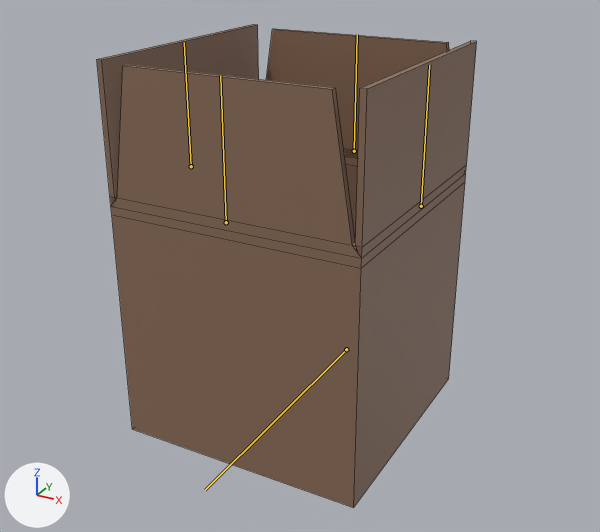
Two versions of the FBX model Models/Pacotes/PacoteGN_M.fbx, one commit apart.
Rendered twice from a camera (50 mm lens) standing at (0.644, -1.165, 0.864) and looking at (0.011, -0.013, 0.288). Every picture has the same lights, and +X, +Y and +Z are marked at lower left. The older version comes first. The bones that change, and the others that lie on the model, are drawn over the model as lines. Mesh edges are drawn as thin lines.

Objects in the first picture: 'PacoteNG_M'.
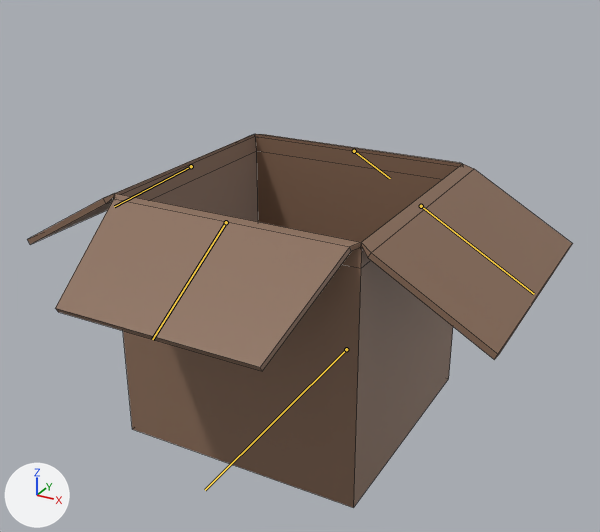
The newer file adds an action. The first version stands in its rest pose; the second is drawn at frame 1 of the action 'Pacote_AbertoNG_M'.

Changed parts and their boxes [x1, y1, x2, y2] in the pictures (600 x 532 px):
'PacoteNG_M', posed (44% wider, 23% shorter)
    before: [97, 24, 477, 508]
    after: [27, 134, 573, 508]
bone 'Aba_Frente', root to tip
    before: (226, 222) to (220, 75)
    after: (226, 222) to (152, 339)
bone 'Aba_Tras', root to tip
    before: (354, 151) to (357, 34)
    after: (354, 151) to (390, 178)
bone 'Aba_Direita', root to tip
    before: (421, 206) to (429, 65)
    after: (421, 206) to (534, 294)
bone 'Aba_Esquerda', root to tip
    before: (191, 166) to (184, 42)
    after: (191, 166) to (114, 206)

The change in detail:
Bone 'Aba_Frente' (bone_aba_frente) turns from (0, 0, 0) to (120, 0, 0) degrees about its own x, y and z.
Bone 'Aba_Tras' (bone_aba_tras) turns from (0, 0, 0) to (-120, 0, 0) degrees about its own x, y and z.
Bone 'Aba_Direita' (bone_aba_direita) turns from (0, 0, 0) to (0, 0, -120) degrees about its own x, y and z.
Bone 'Aba_Esquerda' (bone_aba_esquerda) turns from (0, 0, 0) to (0, 0, 120) degrees about its own x, y and z.
